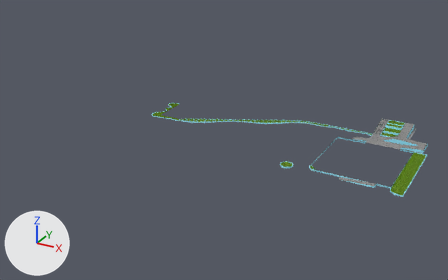
The Blender file Utils/Modelos/Plataforma_Superior_Quiosques.blend: old version first, new version second.
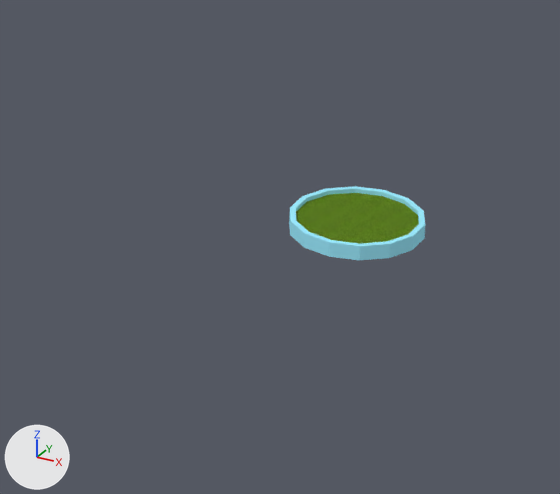
The first picture shows the older version from a 50 mm lens placed at (38.4, -202.4, 91.3), pointed at (-73.9, 1.9, -10.8). The close-ups show both versions on the part from 56% to 68% of the width and 51% to 68% of the height of that picture; other places that the commit changed are outside them. The axes (+X, +Y, +Z) are drawn at lower left. The lights are the same throughout.

In view in the first close-up: 'Canteiros', 'Jardim'.
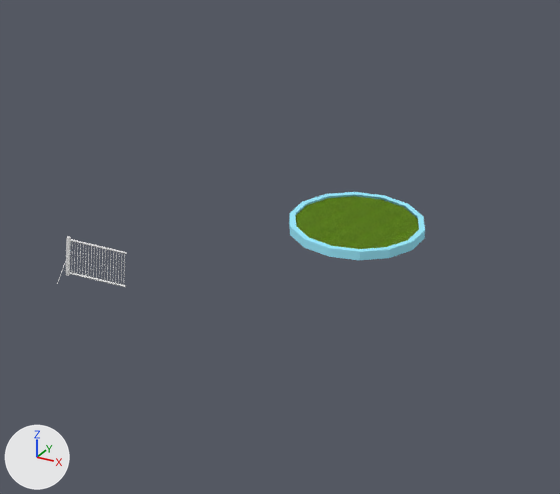
Where the newer file only moved an object's origin or applied its transform, the numbers keep the older frame.

Changed parts and their boxes (x1, y1, x2, y2) in the close-ups (560 x 494 px):
```json
{"object": "Jardim", "change": "reshaped", "before": [296, 193, 419, 244], "after": [296, 196, 419, 249]}
{"object": "Canteiros", "change": "reshaped", "before": [289, 186, 425, 260], "after": [289, 192, 425, 260]}
{"object": "Grade", "change": "added", "after": [57, 236, 127, 287]}
```

Scene script edits in JSON lines:
```json
{"block": "me_plane_010", "where": "# used by ob_canteiros; location = (-10.01, 18.13, 1.26)"}
{"op": "remove", "block": "me_plane_010", "code": "me_plane_010.from_pydata(...)  # 1744 vertices, 1411 faces; spans x -107.3..15.9, y -48.4..11.2, z -12.3..0.9"}
{"op": "add", "block": "me_plane_010", "code": "me_plane_010.from_pydata(...)  # 1730 vertices, 1411 faces; spans x -107.3..15.9, y -48.4..11.2, z -12.3..0.9"}
{"block": "me_plane_010", "change": "me_plane_010 part 1"}
{"block": "me_plane_010", "change": "14 vertices are removed from x -25.9..-21.9, y -47.3..-43.3, z -1.3"}
{"block": "me_plane_010", "change": "28 faces are deleted"}
{"block": "me_plane_010", "change": "14 vertices in x -26.1..-21.7, y -47.5..-43.1, z -1.3 move by (0.0, 0.0, -0.2)"}
{"block": "me_plane_010", "change": "14 vertices move within x -25.9..-21.9, y -47.3..-43.3, z -1.5"}
{"block": "me_plane_010", "change": "28 new faces join them"}
{"block": "me_plane_007", "where": "me_plane_007.from_pydata(...)  # 439 vertices, 177 faces; spans x -107.2..15.8, y -48.3..11.1, z -12.2..0.6"}
{"block": "me_plane_007", "where": "# used by ob_jardim; location = (-10.01, 18.13, 1.26)"}
{"block": "me_plane_007", "change": "me_plane_007 part 2: the whole mesh is multiplied about its middle by the matrix ((1.0, 0.0, 0.0), (0.0, 1.0, -0.001), (0.0, 0.001, 1.0))"}
{"op": "add", "block": "me_cube_002", "code": ["me_cube_002 = bpy.data.meshes.new('Cube.002')", "me_cube_002.from_pydata(...)  # 284 vertices, 145 faces; spans x -1.08..1.02, y -0.76..0.05, z -0.59..0.76"]}
{"op": "add", "block": "ob_grade", "code": ["ob_grade = bpy.data.objects.new('Grade', me_cube_002)", "ob_grade.location = (-39.68, -34.64, 0.0)"]}
```
